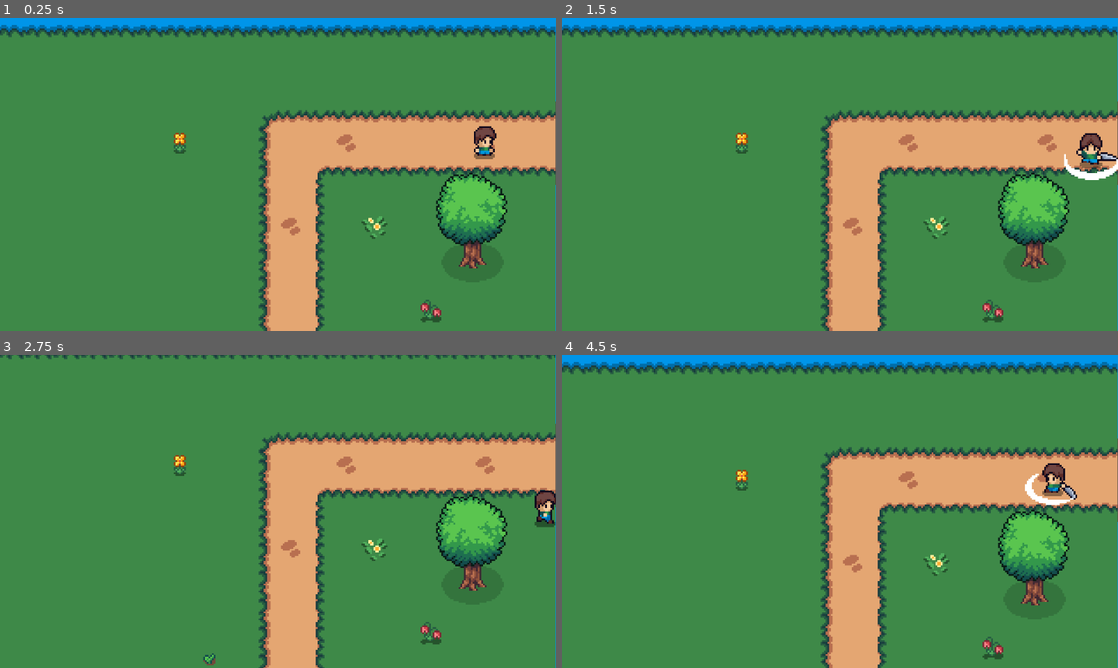
Above: before the commit, frames 1-4 (two rows, left to right).
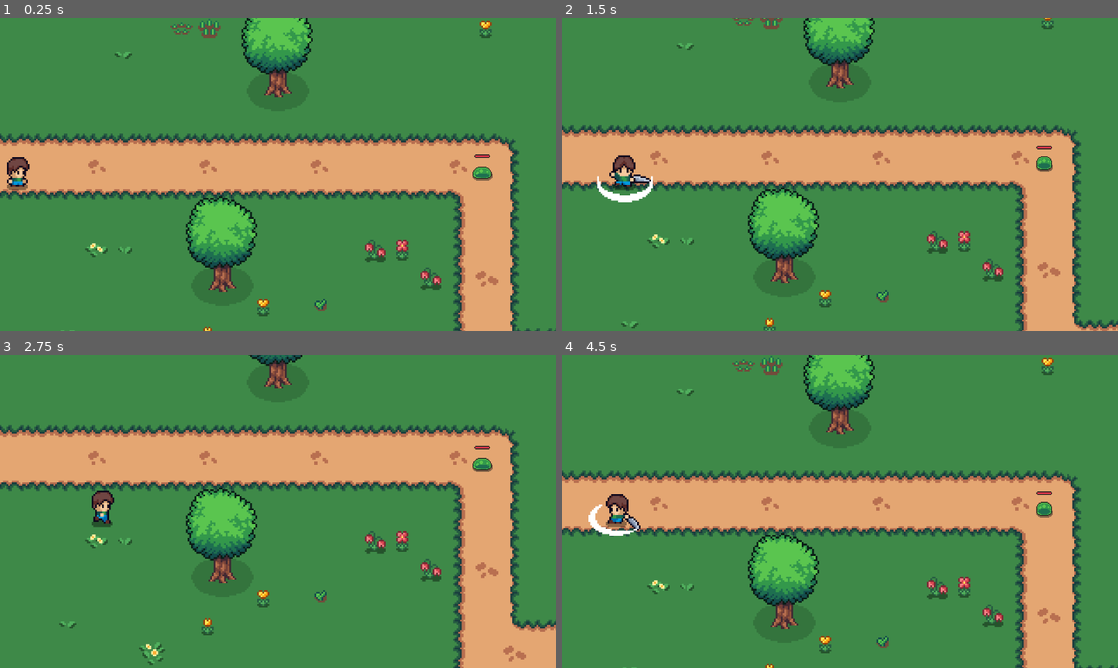
Above: after the commit, the same moments.

Repository: aldrisptra/Candy_Knight
Game: Godot game, scene res://scene/main.tscn
Same seed, same stepped clock (60 frames per second), same inputs: the game is played once before the commit and once after it.
Inputs:
- Up to frame 1 (0.25 s): no input
- Up to frame 2 (1.5 s): hold Right (right) 0.53-1.28 s; tap Space (attack) at 0.6, 1.35 s; hold Down (down) from 1.28 s (still down)
- Up to frame 3 (2.75 s): release Down (down) at 2.03 s; hold Right (right) from 2.03 s (still down); tap Space (attack) at 2.1 s
- Up to frame 4 (4.5 s): release Right (right) at 2.78 s; hold Up (up) 2.78-3.53 s; tap Space (attack) at 2.85, 3.6, 4.35 s; hold Left (left) from 3.53 s (still down)

The runs differ from the first frame. In frame 1, 39% of the frame differs, in the area x 0-100%, y 0-100%; in frame 2, 37%; in frame 3, 34%; in frame 4, 39%.

Commit message:
add level 3

Diff:
--- a/project.godot
+++ b/project.godot
@@ -14,6 +14,10 @@
 run/main_scene="uid://cl8o8p5vr3u2i"
 config/features=PackedStringArray("4.6", "Forward Plus")
 config/icon="res://icon.svg"
+
+[autoload]
+
+PlayerStats="*uid://utrpeeajhve0"
 
 [display]
 
--- /dev/null
+++ b/scene/hud.tscn
@@ -0,0 +1,15 @@
+[gd_scene format=3 uid="uid://bci8gh2da3it2"]
+
+[ext_resource type="Script" uid="uid://bjwoh2kxy3i11" path="res://scripts/hud.gd" id="1_s3k51"]
+
+[node name="HUD" type="CanvasLayer" unique_id=1163172087]
+script = ExtResource("1_s3k51")
+
+[node name="FadeOverlay" type="ColorRect" parent="." unique_id=1518544919]
+modulate = Color(1, 1, 1, 0)
+anchors_preset = 15
+anchor_right = 1.0
+anchor_bottom = 1.0
+grow_horizontal = 2
+grow_vertical = 2
+color = Color(0, 0, 0, 1)
--- a/scene/levels/level_1.tscn
+++ b/scene/levels/level_1.tscn
@@ -1,8 +1,15 @@
 [gd_scene format=3 uid="uid://2faq0bbe2vd6"]
 
 [ext_resource type="PackedScene" uid="uid://2yxyspioceld" path="res://scene/levels/base_level.tscn" id="1_3hls8"]
+[ext_resource type="PackedScene" uid="uid://7ovjiocyqsmd" path="res://scene/slime.tscn" id="2_1eggx"]
 
 [node name="LevelRoot" unique_id=436815077 instance=ExtResource("1_3hls8")]
 
 [node name="Player" parent="." index="2" unique_id=385644624]
-position = Vector2(2459, 289)
+position = Vector2(40, 666)
+
+[node name="Slime2" parent="Enemies" parent_id_path=PackedInt32Array(2054139037) index="1" unique_id=1933029778 instance=ExtResource("2_1eggx")]
+position = Vector2(1831, 1115)
+
+[node name="Slime3" parent="Enemies" parent_id_path=PackedInt32Array(2054139037) index="2" unique_id=1415972330 instance=ExtResource("2_1eggx")]
+position = Vector2(2317, 289)
--- a/scene/levels/level_2.tscn
+++ b/scene/levels/level_2.tscn
@@ -12,7 +12,7 @@
 tile_map_data = PackedByteArray("AAAHAAUAAAABAAMAAAAGAAUAAAAAAAMAAAAbAAQAAAABAAIAAAAEAA0AAQAEAAEAAAAOAA0AAAABAAAAAAAPAA …(2432 unchanged characters)…
 
 [node name="Player" parent="." index="2" unique_id=385644624]
-position = Vector2(2461, 286)
+position = Vector2(47, 475)
 
 [node name="Slime" parent="Enemies" parent_id_path=PackedInt32Array(2054139037) index="0" unique_id=1933029778]
 position = Vector2(709, 492)
@@ -21,7 +21,7 @@
 position = Vector2(1502, 1050)
 
 [node name="Slime3" parent="Enemies" parent_id_path=PackedInt32Array(2054139037) index="2" unique_id=1335518960 instance=ExtResource("2_j888y")]
-position = Vector2(2397, 288)
+position = Vector2(2430, 263)
 
 [node name="Exit" parent="." index="4" unique_id=1057881965]
 position = Vector2(2651, 286)
--- a/scene/levels/level_3.tscn
+++ b/scene/levels/level_3.tscn
@@ -207,7 +207,7 @@
 tile_set = SubResource("TileSet_0rh3i")
 
 [node name="Player" parent="." unique_id=385644624 instance=ExtResource("7_40ccg")]
-position = Vector2(179, 256)
+position = Vector2(179, 192)
 
 [node name="Enemies" type="Node2D" parent="." unique_id=2054139037]
 
--- a/scene/main.tscn
+++ b/scene/main.tscn
@@ -1,9 +1,12 @@
 [gd_scene format=3 uid="uid://cl8o8p5vr3u2i"]
 
 [ext_resource type="Script" uid="uid://b3gvj2t1qewpt" path="res://scripts/main.gd" id="1_v0l8b"]
+[ext_resource type="PackedScene" uid="uid://bci8gh2da3it2" path="res://scene/hud.tscn" id="3_brvut"]
 [ext_resource type="PackedScene" uid="uid://2yxyspioceld" path="res://scene/levels/base_level.tscn" id="3_wp4xf"]
 
 [node name="Main" type="Node2D" unique_id=1601781409]
 script = ExtResource("1_v0l8b")
 
 [node name="LevelRoot" parent="." unique_id=436815077 instance=ExtResource("3_wp4xf")]
+
+[node name="HUD" parent="." unique_id=1163172087 instance=ExtResource("3_brvut")]
--- a/scene/player.tscn
+++ b/scene/player.tscn
@@ -3,6 +3,7 @@
 [ext_resource type="Script" uid="uid://tj53odv560sr" path="res://scripts/player.gd" id="1_hjaqi"]
 [ext_resource type="Texture2D" uid="uid://hf3ltfnsxcdj" path="res://assets/images/player/Player.png" id="1_xo3ru"]
 [ext_resource type="AudioStream" uid="uid://dncusvhx7isai" path="res://assets/audio/bhapp.wav" id="3_fvtld"]
+[ext_resource type="AudioStream" uid="uid://jck21lea2qcb" path="res://assets/audio/player_damage.wav" id="4_ct4mp"]
 
 [sub_resource type="AtlasTexture" id="AtlasTexture_hjaqi"]
 atlas = ExtResource("1_xo3ru")
@@ -51,10 +52,6 @@
 [sub_resource type="AtlasTexture" id="AtlasTexture_34jf3"]
 atlas = ExtResource("1_xo3ru")
 region = Rect2(96, 256, 32, 32)
-
-[sub_resource type="AtlasTexture" id="AtlasTexture_u7b46"]
-atlas = ExtResource("1_xo3ru")
-region = Rect2(0, 64, 32, 32)
 
 [sub_resource type="AtlasTexture" id="AtlasTexture_j4wxg"]
 atlas = ExtResource("1_xo3ru")
@@ -279,9 +276,6 @@
 }, {
 "frames": [{
 "duration": 1.0,
-"texture": SubResource("AtlasTexture_u7b46")
-}, {
-"duration": 1.0,
 "texture": SubResource("AtlasTexture_j4wxg")
 }, {
 "duration": 1.0,
@@ -293,9 +287,9 @@
 "duration": 1.0,
 "texture": SubResource("AtlasTexture_v4iqv")
 }],
-"loop": true,
+"loop": false,
 "name": &"dying",
-"speed": 10.0
+"speed": 5.0
 }, {
 "frames": [{
 "duration": 1.0,
@@ -455,9 +449,7 @@
 texture_filter = 1
 scale = Vector2(4, 4)
 sprite_frames = SubResource("SpriteFrames_c8aaj")
-animation = &"attack_right"
-frame = 3
-frame_progress = 1.0
+animation = &"dying"
 
 [node name="CollisionShape2D" type="CollisionShape2D" parent="." unique_id=1963975166]
 position = Vector2(0, 16.5)
@@ -480,5 +472,12 @@
 limit_right = 2624
 limit_bottom = 1344
 
+[node name="TakeDamage" type="AudioStreamPlayer2D" parent="." unique_id=547095345]
+stream = ExtResource("4_ct4mp")
+
+[node name="DamageCooldown" type="Timer" parent="." unique_id=795764763]
+wait_time = 0.5
+one_shot = true
+
 [connection signal="animation_finished" from="AnimatedSprite2D" to="." method="_on_animated_sprite_2d_animation_finished"]
 [connection signal="body_entered" from="Hitbox" to="." method="_on_hitbox_body_entered"]
--- a/scene/slime.tscn
+++ b/scene/slime.tscn
@@ -162,6 +162,9 @@
 [sub_resource type="CircleShape2D" id="CircleShape2D_bwbrm"]
 radius = 120.0
 
+[sub_resource type="RectangleShape2D" id="RectangleShape2D_wkhhu"]
+size = Vector2(22, 16.5)
+
 [node name="Slime" type="CharacterBody2D" unique_id=1933029778]
 scale = Vector2(2, 2)
 collision_layer = 2
@@ -170,10 +173,8 @@
 
 [node name="AnimatedSprite2D" type="AnimatedSprite2D" parent="." unique_id=1798766302]
 sprite_frames = SubResource("SpriteFrames_85kn2")
-animation = &"die"
+animation = &"idle"
 autoplay = "idle"
-frame = 6
-frame_progress = 1.0
 
 [node name="CollisionShape2D" type="CollisionShape2D" parent="." unique_id=1498152896]
 position = Vector2(0, 0.25)
@@ -191,5 +192,16 @@
 [node name="HealthBar" parent="." unique_id=776576756 instance=ExtResource("4_wkhhu")]
 position = Vector2(-9, -20)
 
+[node name="Hitbox" type="Area2D" parent="." unique_id=558513613]
+
+[node name="CollisionShape2D" type="CollisionShape2D" parent="Hitbox" unique_id=324416484]
+position = Vector2(0, 0.25)
+shape = SubResource("RectangleShape2D_wkhhu")
+
+[node name="AttackTimer" type="Timer" parent="." unique_id=324068243]
+
 [connection signal="body_entered" from="Sight" to="." method="_on_sight_body_entered"]
 [connection signal="body_exited" from="Sight" to="." method="_on_sight_body_exited"]
+[connection signal="body_entered" from="Hitbox" to="." method="_on_hitbox_body_entered"]
+[connection signal="body_exited" from="Hitbox" to="." method="_on_hitbox_body_exited"]
+[connection signal="timeout" from="AttackTimer" to="." method="_on_attack_timer_timeout"]
--- /dev/null
+++ b/scripts/hud.gd
@@ -0,0 +1,8 @@
+extends CanvasLayer
+
+@onready var fade_overlay: ColorRect = $FadeOverlay
+
+func fade(to_alpha: float) -> void:
+	var tween:= create_tween()
+	tween.tween_property(fade_overlay, "modulate:a", to_alpha, 1.5)
+	await tween.finished
--- a/scripts/main.gd
+++ b/scripts/main.gd
@@ -1,4 +1,6 @@
 extends Node2D
+
+@onready var hud: CanvasLayer = $HUD
 
 var level: int = 1
 var  current_level_root: Node = null
@@ -25,6 +27,9 @@
 
 
 func _setup_level(level_root: Node) -> void:
+#	Connect Player
+	var player = level_root.get_node("Player")
+	player.died.connect(_on_player_died)
 
 #	Connect Exit
 	var exit = level_root.get_node_or_null("Exit")
@@ -38,3 +43,12 @@
 	if body.name == "Player":
 		level += 1
 		call_deferred("_load_level", level)
+
+func _on_player_died() -> void:
+#	pause for 1 second before resetting everything
+	await get_tree().create_timer(1.0).timeout
+	await hud.fade(1.0)
+	level = 1
+	PlayerStats.reset()
+	_load_level(level)
+	await hud.fade(0.0)
--- a/scripts/player.gd
+++ b/scripts/player.gd
@@ -1,20 +1,28 @@
 extends CharacterBody2D
 
+signal died
 
 const SPEED = 300.0
 
 var last_direction: Vector2 = Vector2.RIGHT
 var is_attacking: bool = false
 var hitbox_offset: Vector2
+var alive: bool = true
+var max_health: int
+var health: int
 var strength: int = 20
 
 @onready var animated_sprite_2d: AnimatedSprite2D = $AnimatedSprite2D
-@onready var swing_sword: AudioStreamPlayer2D = $SwingSword
+@onready var take_damage_sound: AudioStreamPlayer2D = $TakeDamage
+@onready var swing_sword_sound: AudioStreamPlayer2D = $SwingSword
 @onready var hitbox: Area2D = $Hitbox
+@onready var damage_cooldown: Timer = $DamageCooldown
 
 
 func _ready() -> void:
-
+	#	load health from signleton
+	health = PlayerStats.health
+	max_health = PlayerStats.max_health
 	#	initialise hitbox offset
 	hitbox_offset = hitbox.position
 
@@ -22,17 +30,18 @@
 #	Disable hitbox until an attack is triggred
 	hitbox.monitoring = false
 
-	if Input.is_action_just_pressed("attack") and not is_attacking:
-		attack()
+	if alive:
+		if Input.is_action_just_pressed("attack") and not is_attacking:
+			attack()
 
-#	skip movement if attacking
-	if is_attacking:
-		velocity = Vector2.ZERO
-		return
+	#	skip movement if attacking
+		if is_attacking:
+			velocity = Vector2.ZERO
+			return
 
-	process_movement()
-	process_animation()
-	move_and_slide()
+		process_movement()
+		process_animation()
+		move_and_slide()
 
 
 
@@ -78,7 +87,7 @@
 func attack() -> void:
 	is_attacking = true
 	hitbox.monitoring = true
-	swing_sword.play()
+	swing_sword_sound.play()
 	play_animation("attack", last_direction)
 
 
@@ -109,3 +118,24 @@
 func _on_hitbox_body_entered(body: Node2D) -> void:
 	if is_attacking and body.name.begins_with("Slime"):
 		body.take_damage(strength, position)
+
+
+func take_damage(amount: int) -> void:
+	if alive:
+		if damage_cooldown.time_left > 0:
+			return
+
+		take_damage_sound.play()
+		health -= amount
+		PlayerStats.health = health
+		print(health)
+		if health <= 0:
+			die()
+	#	Make player invincible for a short time
+		damage_cooldown.start()
+
+func die() -> void:
+	animated_sprite_2d.play("dying")
+	alive = false
+	await animated_sprite_2d.animation_finished
+	died.emit()
--- /dev/null
+++ b/scripts/player_stats.gd
@@ -0,0 +1,7 @@
+extends Node
+
+var health: int = 10
+var max_health: int = 100
+
+func reset() -> void:
+	health = max_health
--- a/scripts/slime.gd
+++ b/scripts/slime.gd
@@ -5,11 +5,14 @@
 
 var is_alive: bool = true
 var health: int = 100
+var strength: int = 10
 var target = null
+var target_in_range: bool = false
 
 @onready var animated_sprite_2d: AnimatedSprite2D = $AnimatedSprite2D
 @onready var take_damage_sound: AudioStreamPlayer2D = $TakeDamage
 @onready var health_bar: Node2D = $HealthBar
+@onready var attack_timer: Timer = $AttackTimer
 
 
 func _physics_process(delta: float) -> void:
@@ -60,3 +63,21 @@
 	if body.name == "Player" and is_alive:
 		target = null
 		animated_sprite_2d.play("idle")
+
+
+func _on_hitbox_body_entered(body: Node2D) -> void:
+	if body.name == "Player":
+		target_in_range = true
+		body.take_damage(strength)
+		attack_timer.start()
+
+func _on_hitbox_body_exited(body: Node2D) -> void:
+	if body.name == "Player":
+		target_in_range = false
+		body.take_damage(strength)
+		attack_timer.stop()
+
+
+func _on_attack_timer_timeout() -> void:
+	if target and target_in_range:
+		target.take_damage(strength)
Not shown, added: assets/audio/player_damage.wav.import
Not shown, added: assets/player_damage.wav.import
Not shown, added: scripts/hud.gd.uid
Not shown, added: scripts/player_stats.gd.uid
Not shown, added: assets/audio/player_damage.wav
Not shown, added: assets/player_damage.wav
